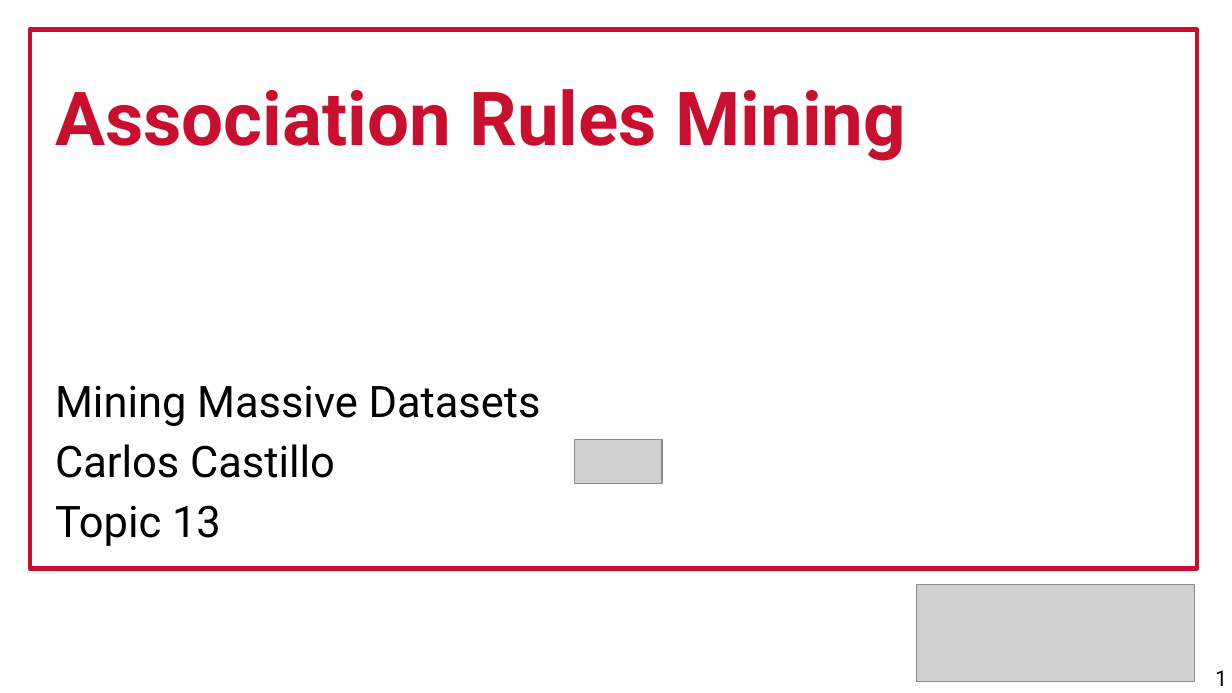
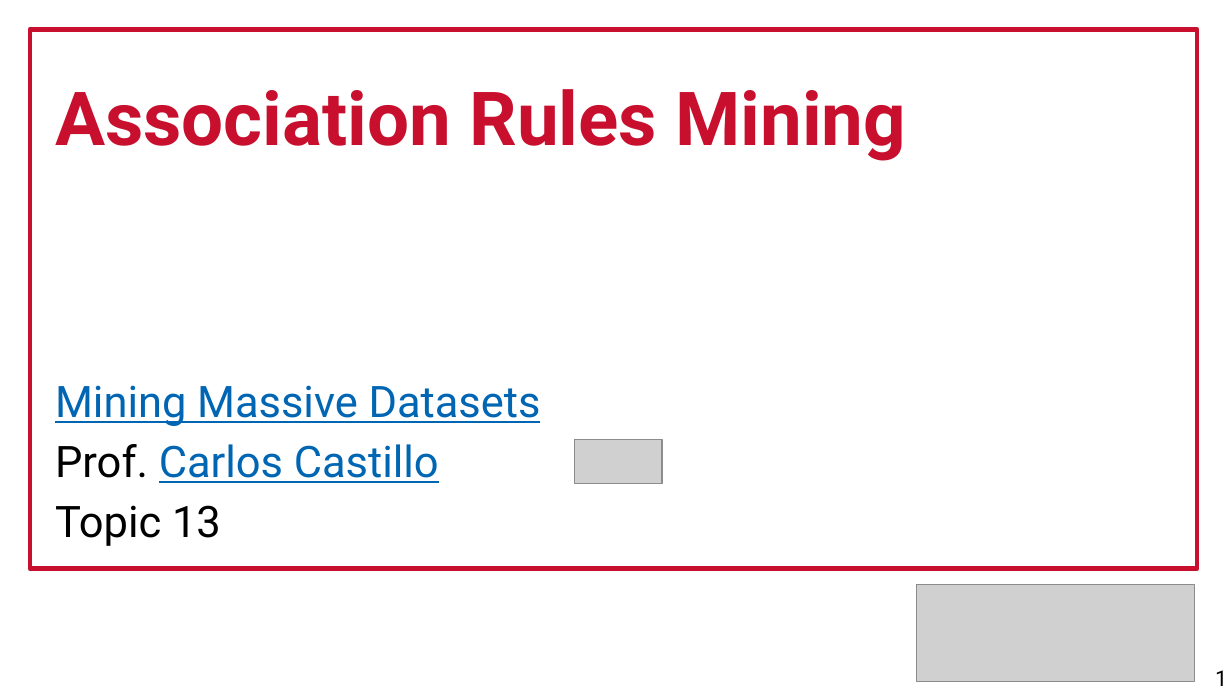
Before and after one commit to chatox/data-mining-course, a slide deck: slide 1 of theory/tt13_association_rules_mining.odp. Drawn at 1232x693 pixels with LibreOffice and Linux fonts; fonts in the diff are those of the drawing; grey boxes stand for pictures. Boxes give left, top, right and bottom in pixels: in the first picture for what was removed or moved away, otherwise in the second. Text is boxed around its words. In the diff, an @@ line names an element or a change of style, - is before the commit and + after.

```diff
--- a/theory/tt13_association_rules_mining.odp
+++ b/theory/tt13_association_rules_mining.odp
@@ text at [55,385,541,426]: text colour #000000 to #0066B3, underline on in "Mining Massive Datasets" @@
@@ text at [55,444,439,483]: text changed; text colour #000000 to #0066B3 @@
-Carlos Castillo
+Prof. Carlos Castillo
```
Also in this commit, not shown: 2 other slides changed, 24 other files.
